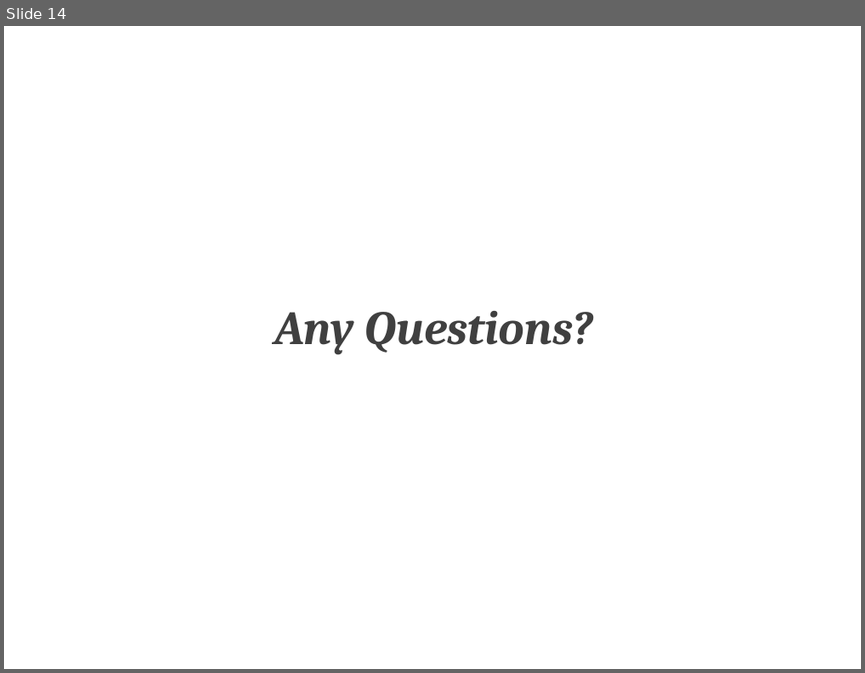
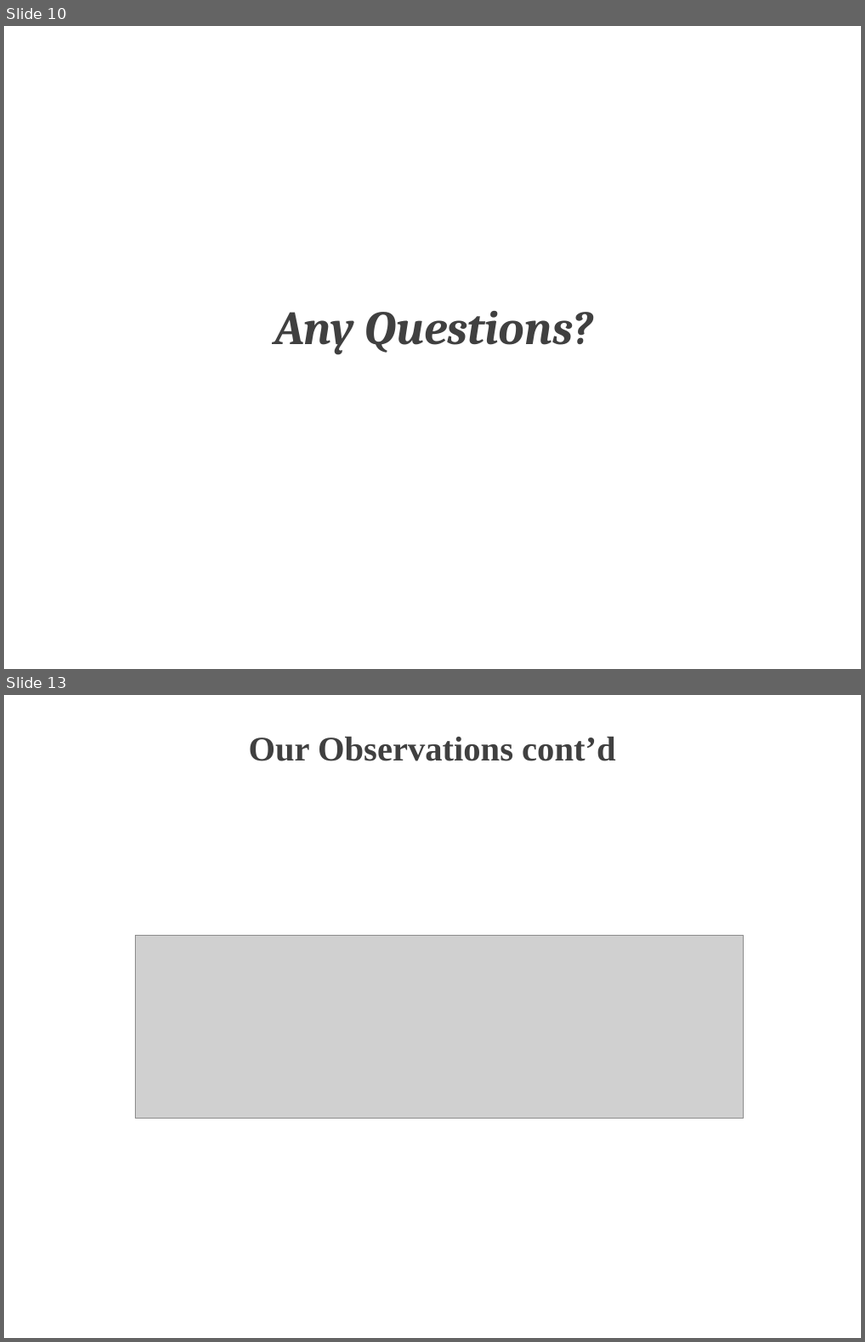
Before and after one commit to TZstatsADS/Spr2017-proj4-team13, a slide deck: doc/presentation.pptx. Shown one above the other, each under a label of ours: slide 14 before the commit, slides 10 and 13 after it; the slides between them are not shown. The pictures are 865x673 and 865x1342 pixels, drawn with LibreOffice and Linux fonts; fonts in the diff are those of the drawing; grey boxes stand for pictures; background and template pictures are left out. Boxes give left, top, right and bottom in pixels: in the first picture for what was removed or moved away, otherwise in the second. Text is boxed around its words. In the diff, an @@ line names an element or a change of style, - is before the commit and + after.

```diff
--- a/doc/presentation.pptx
+++ b/doc/presentation.pptx
@@ slide 13 added at box(4, 695, 861, 1338), background picture (left out) @@
@@ title added at box(249, 737, 616, 761), 29 pt, text #404040, bold @@
+Our Observations cont’d
@@ picture added at box(136, 936, 744, 1118) @@
@@ what was slide 14 is now slide 10 @@
```
Also in this commit, not shown: 9 slides changed, 2 other slides added, 3 slides removed.
